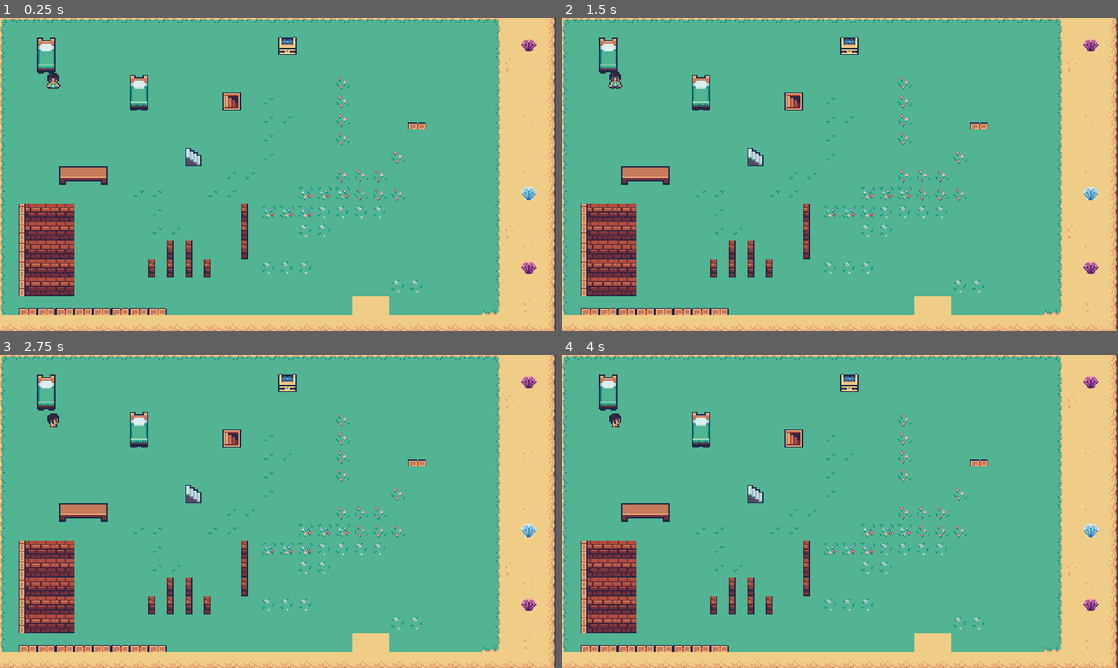
Above: before the commit, frames 1-4 (two rows, left to right).
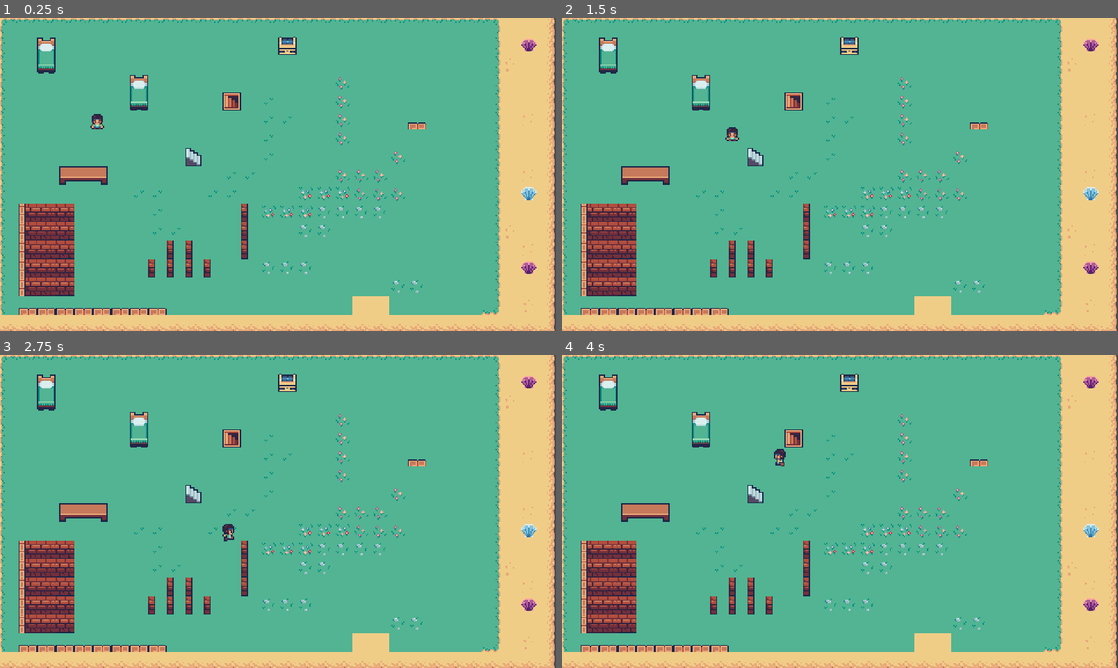
Above: after the commit, the same moments.

Repository: corellasanchez/DungeonCrawlerMini
Game: Godot game, scene res://escena.tscn
Same seed, same stepped clock (60 frames per second), same inputs: the game is played once before the commit and once after it.
Inputs:
- Up to frame 1 (0.25 s): no input
- Up to frame 2 (1.5 s): hold Right (ui_right) 0.53-1.28 s; hold Down (ui_down) from 1.28 s (still down)
- Up to frame 3 (2.75 s): release Down (ui_down) at 2.03 s; hold Right (ui_right) from 2.03 s (still down)
- Up to frame 4 (4 s): release Right (ui_right) at 2.78 s; hold Up (ui_up) 2.78-3.53 s; hold Left (ui_left) from 3.53 s (still down)

The runs differ from the first frame. In frame 1, 0.2% of the frame differs, in the area x 8-19%, y 17-36%; in frame 2, 0.2%; in frame 3, 0.2%; in frame 4, 0.2%.

Commit message:
movimiento

Diff:
--- a/escena.tscn
+++ b/escena.tscn
@@ -1,25 +1,9 @@
-[gd_scene load_steps=6 format=2]
+[gd_scene load_steps=5 format=2]
 
 [ext_resource path="res://assets/tiles/suelo.tres" type="TileSet" id=1]
-[ext_resource path="res://assets/tiles/character.png" type="Texture" id=2]
+[ext_resource path="res://escenas/personaje.tscn" type="PackedScene" id=2]
 [ext_resource path="res://assets/tiles/muros.tres" type="TileSet" id=3]
 [ext_resource path="res://assets/tiles/props.tres" type="TileSet" id=4]
-
-[sub_resource type="Animation" id=1]
-resource_name = "idle"
-loop = true
-tracks/0/type = "value"
-tracks/0/path = NodePath("personaje:frame")
-tracks/0/interp = 1
-tracks/0/loop_wrap = true
-tracks/0/imported = false
-tracks/0/enabled = true
-tracks/0/keys = {
-"times": PoolRealArray( 0, 0.3, 0.6 ),
-"transitions": PoolRealArray( 1, 1, 1 ),
-"update": 1,
-"values": [ 0, 3, 44 ]
-}
 
 [node name="Node2D" type="Node2D"]
 __meta__ = {
@@ -34,13 +18,6 @@
 format = 1
 tile_data = PoolIntArray( 0, 0, 0, 1, 1, 0, 2, 1, 0, 3, 1, 0, 4, 1, 0, 5, 1, 0, 6, 1, 0, 7, 1, 0, 8, 1, 0, 9, 1, 0, 10, …(7039 unchanged characters)…
 
-[node name="personaje" type="Sprite" parent="."]
-position = Vector2( 45.9619, 54.4472 )
-texture = ExtResource( 2 )
-hframes = 8
-vframes = 12
-frame = 3
-
 [node name="props" type="TileMap" parent="."]
 tile_set = ExtResource( 4 )
 cell_size = Vector2( 16, 16 )
@@ -48,13 +25,12 @@
 format = 1
 tile_data = PoolIntArray( 65538, 45, 0, 65551, 55, 0, 196615, 45, 0, 262156, 50, 0, 458762, 51, 0, 524291, 83, 0 )
 
-[node name="AnimationPlayer" type="AnimationPlayer" parent="."]
-autoplay = "idle"
-anims/idle = SubResource( 1 )
-
 [node name="Muros" type="TileMap" parent="."]
 tile_set = ExtResource( 3 )
 cell_size = Vector2( 16, 16 )
 cell_custom_transform = Transform2D( 16, 0, 0, 16, 0, 0 )
 format = 1
 tile_data = PoolIntArray( 327702, 0, 0, 655361, 6, 0, 655362, 7, 0, 655363, 30, 0, 655373, 113, 0, 720897, 6, 0, 720898 …(400 unchanged characters)…
+
+[node name="KinematicBody2D" parent="." instance=ExtResource( 2 )]
+position = Vector2( 84, 89 )
--- /dev/null
+++ b/escenas/personaje.gd
@@ -0,0 +1,68 @@
+extends KinematicBody2D
+
+onready var animacion = get_node("animacion")
+
+#variables de movimiento
+var velocidad_maxima = 75
+var aceleracion = 600
+var movimiento = Vector2.ZERO
+var orientacion = 'derecha'
+
+# Called when the node enters the scene tree for the first time.
+func _ready():
+	pass # Replace with function body.
+
+func _physics_process(delta):
+	establecer_orientacion()
+	var eje = obtener_eje()
+	if eje == Vector2.ZERO:
+		aplicar_friccion(aceleracion * delta)
+	else:
+		mover(eje * aceleracion * delta)
+	movimiento = move_and_slide(movimiento)
+
+func obtener_eje():
+	var eje = Vector2.ZERO
+	eje.x = int(Input.is_action_pressed("ui_right")) - int(Input.is_action_pressed("ui_left"))
+	eje.y = int(Input.is_action_pressed("ui_down")) - int(Input.is_action_pressed("ui_up"))
+	return eje.normalized()
+
+func aplicar_friccion(cantidad):
+	if movimiento.length() > cantidad:
+		movimiento -= movimiento.normalized() * cantidad
+	else:
+		movimiento = Vector2.ZERO
+
+func mover(aceleracion):
+	movimiento += aceleracion
+	movimiento = movimiento.clamped(velocidad_maxima)
+
+func establecer_orientacion():
+	#caminar
+	if 	Input.is_action_pressed("ui_right") :
+		orientacion = 'derecha'
+		animacion.scale.x = 1
+		animacion.play("caminarLado")
+	if 	Input.is_action_pressed("ui_left") :
+		orientacion = 'izquierda'
+		animacion.scale.x = -1
+		animacion.play("caminarLado")
+	if 	Input.is_action_pressed("ui_up") :
+		orientacion = 'arriba'
+		animacion.play("caminarArriba")
+	if 	Input.is_action_pressed("ui_down") :
+		orientacion = 'abajo'
+		animacion.play("caminarAbajo")
+		if (Input.is_action_pressed("ui_left")) :
+			animacion.play("caminarAbajo")
+			return true
+
+	#descanso
+	if Input.is_action_just_released("ui_right") :
+		animacion.play("descansoLado")
+	if Input.is_action_just_released("ui_left") :
+		animacion.play("descansoLado")
+	if Input.is_action_just_released("ui_up") :
+		animacion.play("descansoArriba")
+	if Input.is_action_just_released("ui_down") :
+		animacion.play("descansoAbajo")
--- /dev/null
+++ b/escenas/personaje.tscn
@@ -0,0 +1,231 @@
+[gd_scene load_steps=47 format=2]
+
+[ext_resource path="res://assets/tiles/character.png" type="Texture" id=1]
+[ext_resource path="res://assets/tiles/ataques_melee.png" type="Texture" id=2]
+[ext_resource path="res://escenas/personaje.gd" type="Script" id=3]
+
+[sub_resource type="AtlasTexture" id=1]
+atlas = ExtResource( 2 )
+region = Rect2( 0, 48, 48, 48 )
+
+[sub_resource type="AtlasTexture" id=2]
+atlas = ExtResource( 2 )
+region = Rect2( 48, 48, 48, 48 )
+
+[sub_resource type="AtlasTexture" id=3]
+atlas = ExtResource( 2 )
+region = Rect2( 96, 48, 48, 48 )
+
+[sub_resource type="AtlasTexture" id=4]
+atlas = ExtResource( 2 )
+region = Rect2( 144, 48, 48, 48 )
+
+[sub_resource type="AtlasTexture" id=5]
+atlas = ExtResource( 2 )
+region = Rect2( 0, 0, 48, 48 )
+
+[sub_resource type="AtlasTexture" id=6]
+atlas = ExtResource( 2 )
+region = Rect2( 48, 0, 48, 48 )
+
+[sub_resource type="AtlasTexture" id=7]
+atlas = ExtResource( 2 )
+region = Rect2( 96, 0, 48, 48 )
+
+[sub_resource type="AtlasTexture" id=8]
+atlas = ExtResource( 2 )
+region = Rect2( 144, 0, 48, 48 )
+
+[sub_resource type="AtlasTexture" id=9]
+atlas = ExtResource( 1 )
+region = Rect2( 0, 16, 16, 16 )
+
+[sub_resource type="AtlasTexture" id=10]
+atlas = ExtResource( 1 )
+region = Rect2( 16, 16, 16, 16 )
+
+[sub_resource type="AtlasTexture" id=11]
+atlas = ExtResource( 1 )
+region = Rect2( 32, 16, 16, 16 )
+
+[sub_resource type="AtlasTexture" id=12]
+atlas = ExtResource( 1 )
+region = Rect2( 48, 16, 16, 16 )
+
+[sub_resource type="AtlasTexture" id=13]
+atlas = ExtResource( 1 )
+region = Rect2( 0, 32, 16, 16 )
+
+[sub_resource type="AtlasTexture" id=14]
+atlas = ExtResource( 1 )
+region = Rect2( 16, 32, 16, 16 )
+
+[sub_resource type="AtlasTexture" id=15]
+atlas = ExtResource( 1 )
+region = Rect2( 32, 32, 16, 16 )
+
+[sub_resource type="AtlasTexture" id=16]
+atlas = ExtResource( 1 )
+region = Rect2( 48, 32, 16, 16 )
+
+[sub_resource type="AtlasTexture" id=17]
+atlas = ExtResource( 2 )
+region = Rect2( 0, 96, 48, 48 )
+
+[sub_resource type="AtlasTexture" id=18]
+atlas = ExtResource( 2 )
+region = Rect2( 48, 96, 48, 48 )
+
+[sub_resource type="AtlasTexture" id=19]
+atlas = ExtResource( 2 )
+region = Rect2( 96, 96, 48, 48 )
+
+[sub_resource type="AtlasTexture" id=20]
+atlas = ExtResource( 2 )
+region = Rect2( 144, 96, 48, 48 )
+
+[sub_resource type="AtlasTexture" id=21]
+atlas = ExtResource( 1 )
+region = Rect2( 0, 80, 16, 16 )
+
+[sub_resource type="AtlasTexture" id=22]
+atlas = ExtResource( 1 )
+region = Rect2( 16, 80, 16, 16 )
+
+[sub_resource type="AtlasTexture" id=23]
+atlas = ExtResource( 1 )
+region = Rect2( 32, 80, 16, 16 )
+
+[sub_resource type="AtlasTexture" id=24]
+atlas = ExtResource( 1 )
+region = Rect2( 48, 80, 16, 16 )
+
+[sub_resource type="AtlasTexture" id=25]
+atlas = ExtResource( 1 )
+region = Rect2( 64, 80, 16, 16 )
+
+[sub_resource type="AtlasTexture" id=26]
+atlas = ExtResource( 1 )
+region = Rect2( 80, 80, 16, 16 )
+
+[sub_resource type="AtlasTexture" id=27]
+atlas = ExtResource( 1 )
+region = Rect2( 0, 64, 16, 16 )
+
+[sub_resource type="AtlasTexture" id=28]
+atlas = ExtResource( 1 )
+region = Rect2( 16, 64, 16, 16 )
+
+[sub_resource type="AtlasTexture" id=29]
+atlas = ExtResource( 1 )
+region = Rect2( 32, 64, 16, 16 )
+
+[sub_resource type="AtlasTexture" id=30]
+atlas = ExtResource( 1 )
+region = Rect2( 48, 64, 16, 16 )
+
+[sub_resource type="AtlasTexture" id=31]
+atlas = ExtResource( 1 )
+region = Rect2( 64, 64, 16, 16 )
+
+[sub_resource type="AtlasTexture" id=32]
+atlas = ExtResource( 1 )
+region = Rect2( 80, 64, 16, 16 )
+
+[sub_resource type="AtlasTexture" id=33]
+atlas = ExtResource( 1 )
+region = Rect2( 0, 48, 16, 16 )
+
+[sub_resource type="AtlasTexture" id=34]
+atlas = ExtResource( 1 )
+region = Rect2( 16, 48, 16, 16 )
+
+[sub_resource type="AtlasTexture" id=35]
+atlas = ExtResource( 1 )
+region = Rect2( 32, 48, 16, 16 )
+
+[sub_resource type="AtlasTexture" id=36]
+atlas = ExtResource( 1 )
+region = Rect2( 48, 48, 16, 16 )
+
+[sub_resource type="AtlasTexture" id=37]
+atlas = ExtResource( 1 )
+region = Rect2( 64, 48, 16, 16 )
+
+[sub_resource type="AtlasTexture" id=38]
+atlas = ExtResource( 1 )
+region = Rect2( 80, 48, 16, 16 )
+
+[sub_resource type="AtlasTexture" id=39]
+atlas = ExtResource( 1 )
+region = Rect2( 0, 0, 16, 16 )
+
+[sub_resource type="AtlasTexture" id=40]
+atlas = ExtResource( 1 )
+region = Rect2( 16, 0, 16, 16 )
+
+[sub_resource type="AtlasTexture" id=41]
+atlas = ExtResource( 1 )
+region = Rect2( 32, 0, 16, 16 )
+
+[sub_resource type="AtlasTexture" id=42]
+atlas = ExtResource( 1 )
+region = Rect2( 48, 0, 16, 16 )
+
+[sub_resource type="SpriteFrames" id=43]
+animations = [ {
+"frames": [ SubResource( 1 ), SubResource( 2 ), SubResource( 3 ), SubResource( 4 ) ],
+"loop": true,
+"name": "atacarAbajo",
+"speed": 8.0
+}, {
+"frames": [ SubResource( 5 ), SubResource( 6 ), SubResource( 7 ), SubResource( 8 ) ],
+"loop": true,
+"name": "atacarArriba",
+"speed": 8.0
+}, {
+"frames": [ SubResource( 9 ), SubResource( 10 ), SubResource( 11 ), SubResource( 12 ) ],
+"loop": true,
+"name": "descansoArriba",
+"speed": 4.0
+}, {
+"frames": [ SubResource( 13 ), SubResource( 14 ), SubResource( 15 ), SubResource( 16 ) ],
+"loop": true,
+"name": "descansoLado",
+"speed": 4.0
+}, {
+"frames": [ SubResource( 17 ), SubResource( 18 ), SubResource( 19 ), SubResource( 20 ) ],
+"loop": true,
+"name": "atacarLado",
+"speed": 8.0
+}, {
+"frames": [ SubResource( 21 ), SubResource( 22 ), SubResource( 23 ), SubResource( 24 ), SubResource( 25 ), SubResource( 26 ) ],
+"loop": true,
+"name": "caminarLado",
+"speed": 12.0
+}, {
+"frames": [ SubResource( 27 ), SubResource( 28 ), SubResource( 29 ), SubResource( 30 ), SubResource( 31 ), SubResource( 32 ) ],
+"loop": true,
+"name": "caminarArriba",
+"speed": 12.0
+}, {
+"frames": [ SubResource( 33 ), SubResource( 34 ), SubResource( 35 ), SubResource( 36 ), SubResource( 37 ), SubResource( 38 ) ],
+"loop": true,
+"name": "caminarAbajo",
+"speed": 12.0
+}, {
+"frames": [ SubResource( 39 ), SubResource( 40 ), SubResource( 41 ), SubResource( 42 ) ],
+"loop": true,
+"name": "descansoAbajo",
+"speed": 4.0
+} ]
+
+[node name="KinematicBody2D" type="KinematicBody2D"]
+script = ExtResource( 3 )
+
+[node name="animacion" type="AnimatedSprite" parent="."]
+position = Vector2( 0, -0.198423 )
+frames = SubResource( 43 )
+animation = "descansoAbajo"
+frame = 2
+playing = true
Binary file added: assets/tiles/asesprite_res/ataques_melee.aseprite
Binary file added: assets/tiles/ataques_melee.png
Not shown, added: assets/tiles/ataques_melee.png.import
Binary file changed: assets/tiles/character.png
